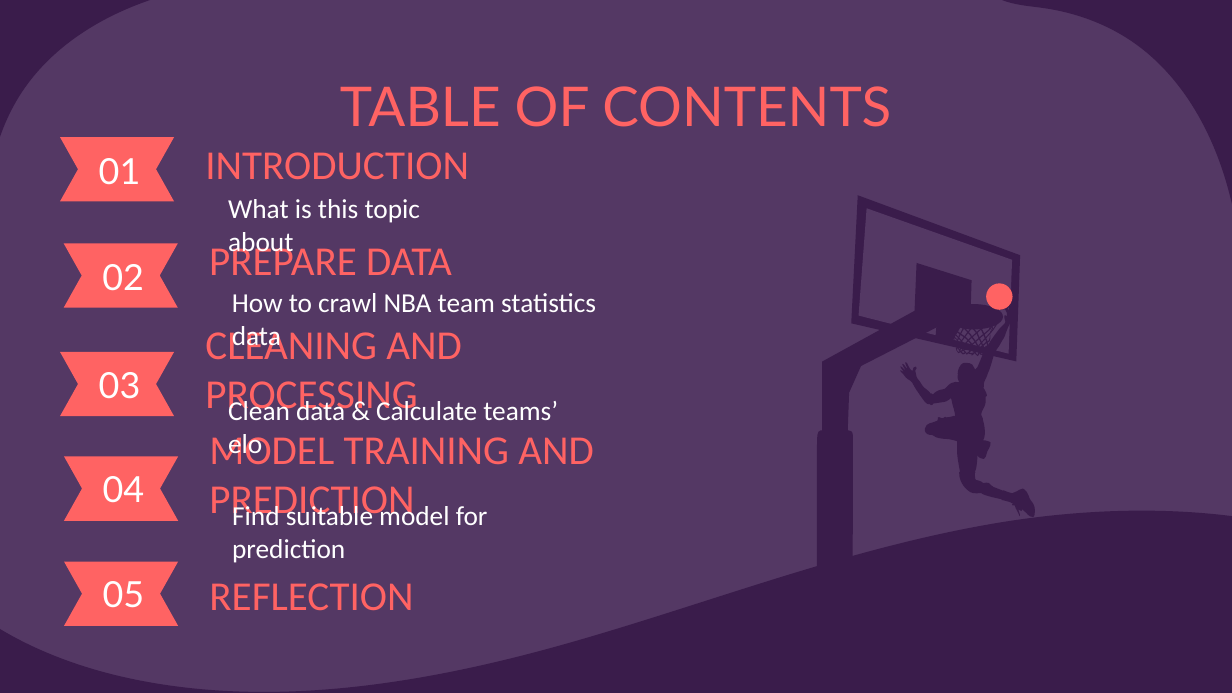
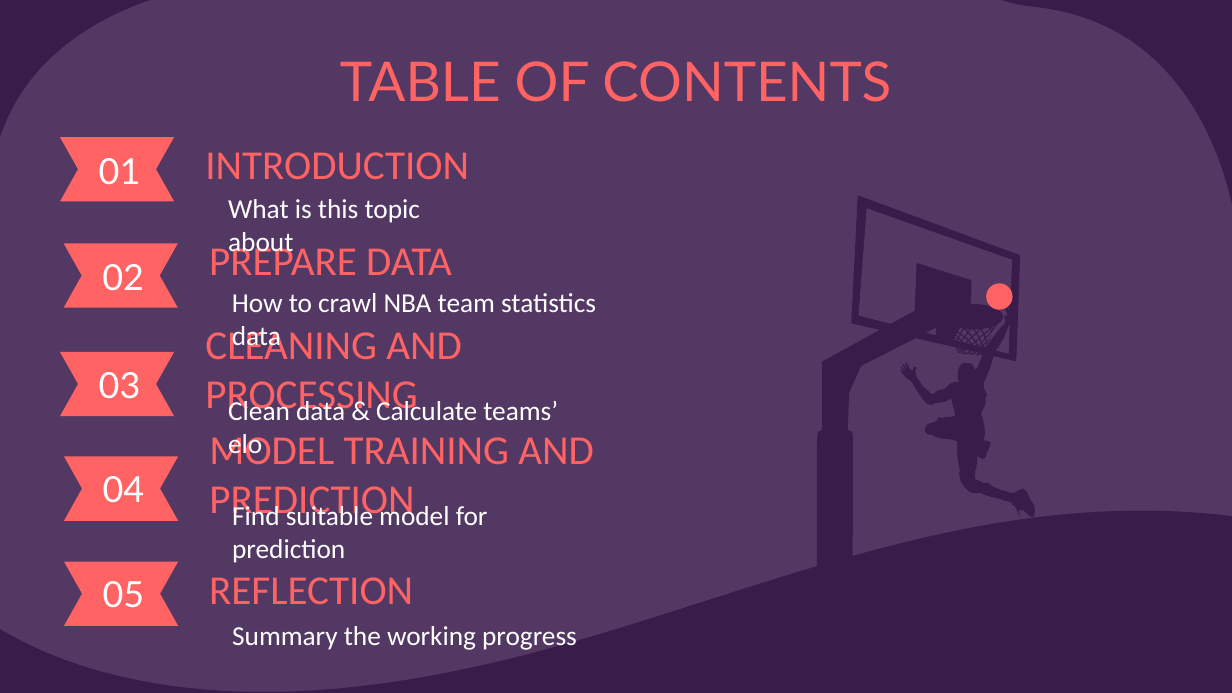
Before and after one commit to MinhVu2018/introDS_final, a slide deck: slide 2 of Slide.pptx. Drawn at 1232x693 pixels with LibreOffice and Linux fonts; fonts in the diff are those of the drawing. Boxes give left, top, right and bottom in pixels: in the first picture for what was removed or moved away, otherwise in the second. Text is boxed around its words. In the diff, an @@ line names an element or a change of style, - is before the commit and + after.

```diff
--- a/Slide.pptx
+++ b/Slide.pptx
@@ title "TABLE OF CONTENTS": place and size @@
-title "TABLE OF CONTENTS" at <box>340,86,891,127</box>
+title "TABLE OF CONTENTS" at <box>340,61,891,102</box>
@@ subtitle "REFLECTION": place and size @@
-subtitle "REFLECTION" at <box>209,583,413,611</box>
+subtitle "REFLECTION" at <box>209,577,413,605</box>
@@ subtitle added at <box>232,626,577,650</box>, 16 pt, text #FFFFFF @@
+Summary the working progress
```
Also in this commit, not shown: 10 other slides changed, 3 slides added, 1 slide removed, 7 other files.
